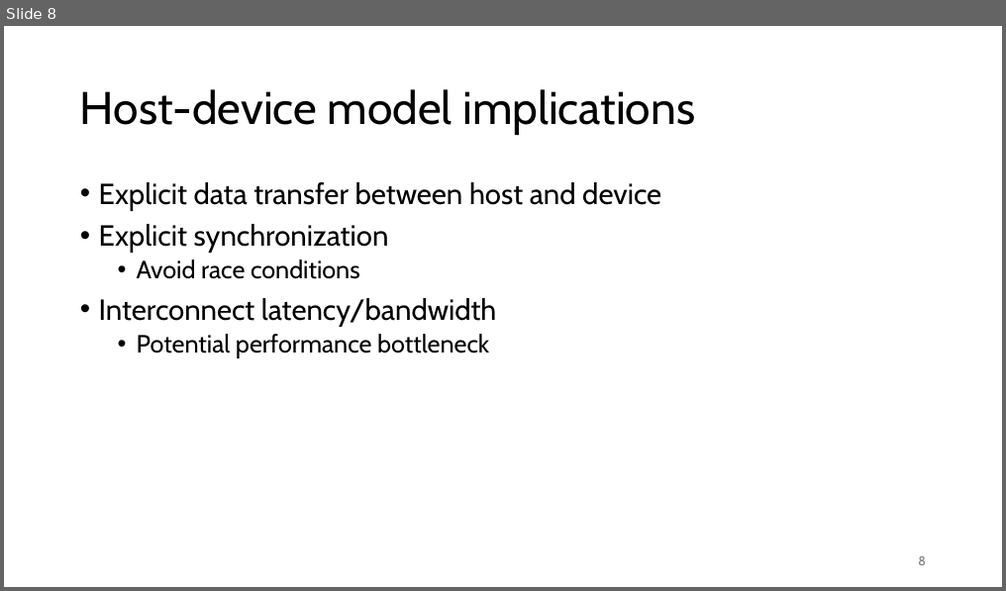
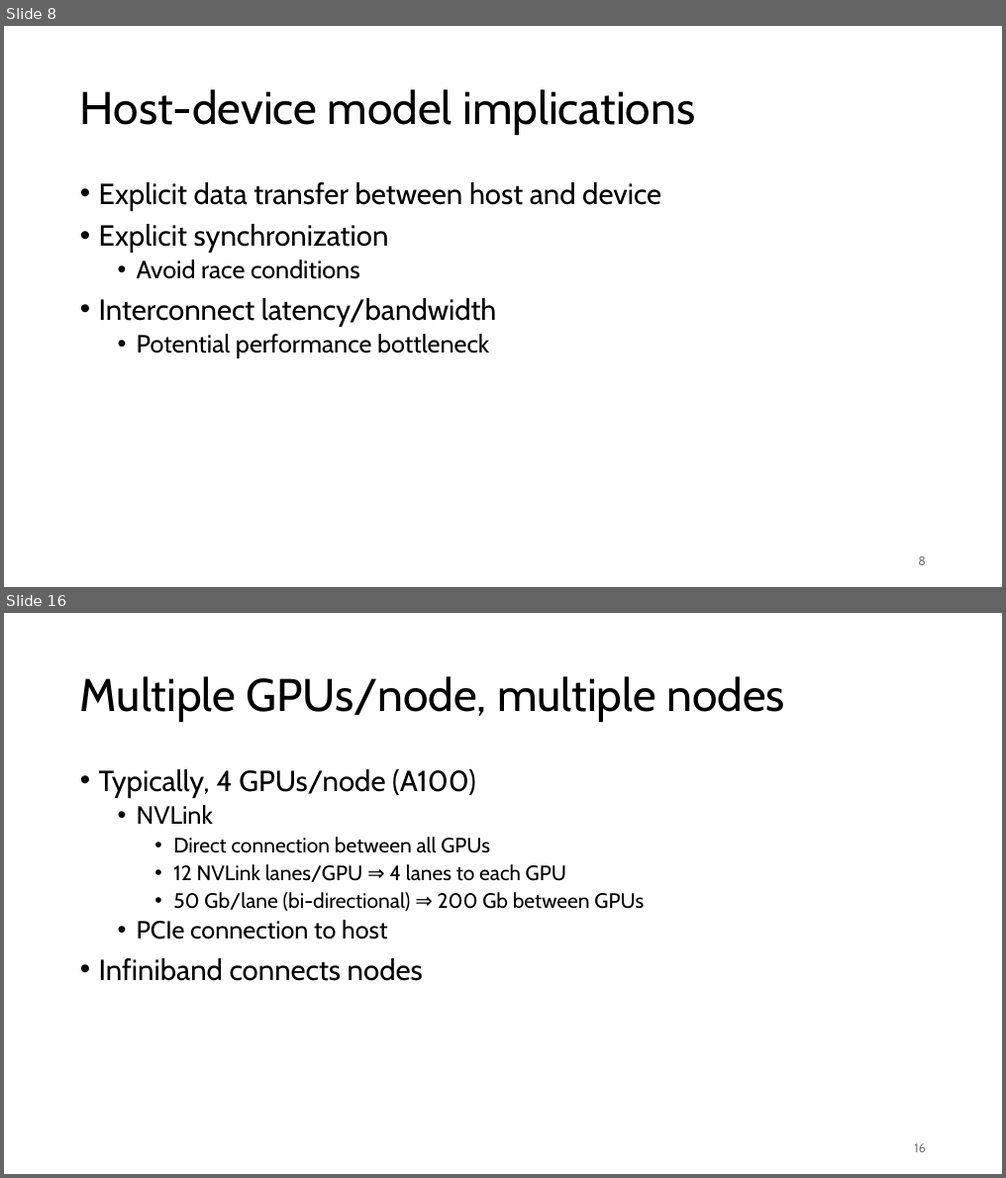
Before and after one commit to gjbex/Python-on-GPUs, a slide deck: python_on_gpus.pptx. Shown one above the other, each under a label of ours: slide 8 before the commit, slides 8 and 16 after it; the slides between them are not shown. The pictures are 1006x591 and 1006x1178 pixels, drawn with LibreOffice and Linux fonts; fonts in the diff are those of the drawing. Boxes give left, top, right and bottom in pixels: in the first picture for what was removed or moved away, otherwise in the second. Text is boxed around its words. In the diff, an @@ line names an element or a change of style, - is before the commit and + after.

```diff
--- a/python_on_gpus.pptx
+++ b/python_on_gpus.pptx
@@ slide 16 added at [4,613,1002,1174], background #FFFFFF @@
@@ title added at [80,676,785,722], 44 pt, text #000000 @@
+Multiple GPUs/node, multiple nodes
@@ text added at [99,769,644,981], 20 pt, text #000000 @@
+• Typically, 4 GPUs/node (A100)
+  • NVLink
+    • Direct connection between all GPUs
+    • 12 NVLink lanes/GPU ⇒ 4 lanes to each GPU
+    • 50 Gb/lane (bi-directional) ⇒ 200 Gb between GPUs
+  • PCIe connection to host
+• Infiniband connects nodes
@@ page number added at [914,1144,926,1153], 12 pt, text #797979 @@
+16
```
Also in this commit, not shown: 6 slides changed, 9 other slides added, 1 slide removed.
